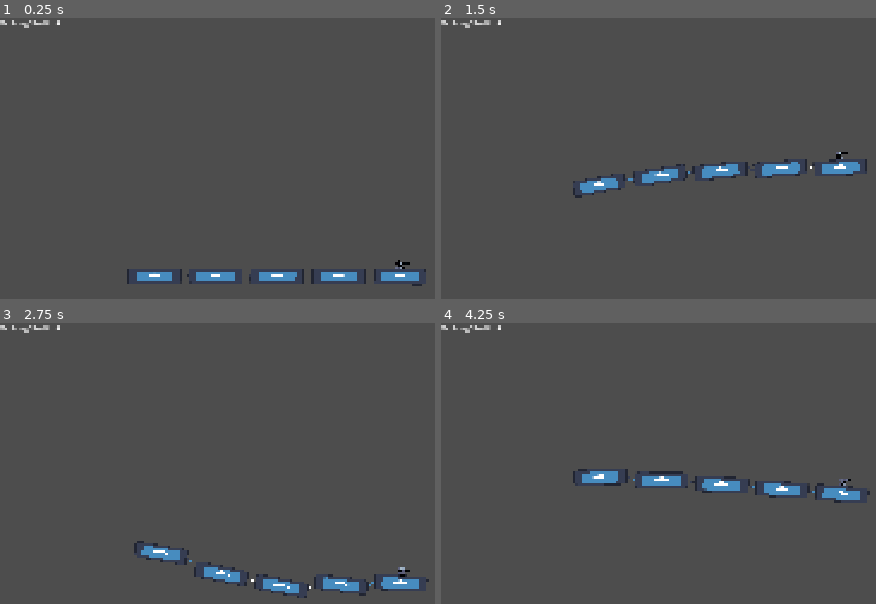
Above: before the commit, frames 1-4 (two rows, left to right).
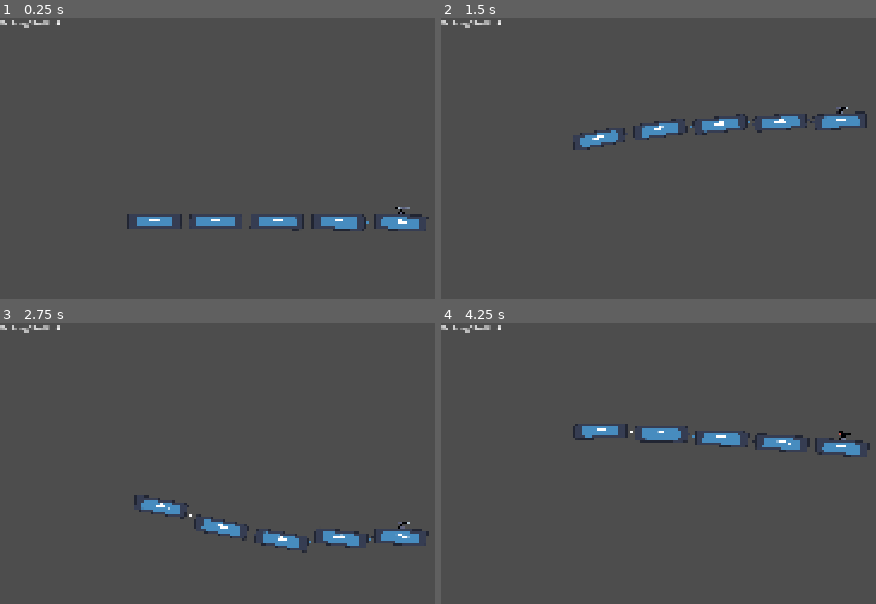
Above: after the commit, the same moments.

Repository: g3evorz/Gameseed-2026
Game: Godot game, scene res://Scenes/main.tscn
Same seed, same stepped clock (60 frames per second), same inputs: the game is played once before the commit and once after it. The engine's default icon, where the game draws it, is replaced by a stand-in: a white triangle on a blue panel in a dark square.
Inputs:
- Up to frame 1 (0.25 s): no input
- Up to frame 2 (1.5 s): hold Up (ui_up) from 0.53 s (still down)
- Up to frame 3 (2.75 s): release Up (ui_up) at 2.03 s; hold Down (ui_down) from 2.03 s (still down)
- Up to frame 4 (4.25 s): release Down (ui_down) at 2.78 s; hold Up (ui_up) from 2.78 s (still down)

The runs differ from the first frame. In frame 1, 3.4% of the frame differs, in the area x 29-99%, y 67-96%; in frame 2, 4.0%; in frame 3, 4.1%; in frame 4, 4.2%, in the area x 30-99%, y 35-65%.

Commit message:
Random Platform spawn sizes and position

Diff:
--- a/Scenes/Components/Obstacle/platform.tscn
+++ b/Scenes/Components/Obstacle/platform.tscn
@@ -25,5 +25,7 @@
 [node name="Platform" type="Node2D" parent="." unique_id=702469548]
 
 [node name="VisibleOnScreenNotifier2D" type="VisibleOnScreenNotifier2D" parent="Platform" unique_id=1778073639]
+position = Vector2(321, 0)
+scale = Vector2(0.5, 0.5)
 
 [connection signal="screen_exited" from="Platform/VisibleOnScreenNotifier2D" to="." method="_on_visible_on_screen_notifier_2d_screen_exited"]
--- a/Scenes/main.tscn
+++ b/Scenes/main.tscn
@@ -12,17 +12,17 @@
 script = ExtResource("1_jjvhh")
 
 [node name="Kereta" parent="." unique_id=1640051749 instance=ExtResource("1_bo1nx")]
-position = Vector2(0, 185)
+position = Vector2(0, -100)
 
 [node name="World" parent="." unique_id=1368948942 instance=ExtResource("2_8gbba")]
-position = Vector2(3, 222)
+position = Vector2(3, 0)
 
 [node name="PlatfromSpawner" type="Node2D" parent="." unique_id=1110252347 node_paths=PackedStringArray("player", "game_manager")]
-position = Vector2(1000, -10)
+position = Vector2(1000, 0)
 script = ExtResource("4_21xkr")
 item_to_spawn = ExtResource("3_8gbba")
 player = NodePath("../Kereta")
-spawn_interval = 10.0
+spawn_interval = 5.0
 game_manager = NodePath("..")
 
 [node name="Object4" parent="." unique_id=971647449 instance=ExtResource("6_21xkr")]
--- a/Script/Obstacle/platfromSpawner.gd
+++ b/Script/Obstacle/platfromSpawner.gd
@@ -10,6 +10,15 @@
 @export var spawn_interval: float = 2.0
 
 @export var game_manager: Node2D
+
+# --- VARIABEL BARU UNTUK RANDOMISASI ---
+@export_group("Randomization Settings")
+@export var min_scale_x: float = 0.5
+@export var max_scale_x: float = 2.0
+
+# Posisi Y minimal di set -10 sesuai permintaan
+@export var min_y_offset: float = -300.0
+@export var max_y_offset: float = -500.0
 
 var _time_passed: float = 0.0
 
@@ -24,12 +33,23 @@
 		_time_passed = 0.0
 
 func _spawn_item() -> void:
-
 	var spawned_instance = item_to_spawn.instantiate()
 
 	if game_manager != null:
-			spawned_instance.game_manager = self.game_manager
+		spawned_instance.game_manager = self.game_manager
 
-	spawned_instance.position = self.global_position
+	# --- 2. LOGIKA RANDOMISASI ---
+
+	# Skala X Acak (Lebar Platform)
+	var random_scale_x = randf_range(min_scale_x, max_scale_x)
+	# Mengubah skala X saja, skala Y tetap 1.0 agar platform tidak memipih secara vertikal
+	spawned_instance.scale = Vector2(random_scale_x, 1.0)
+
+	# Posisi Y Acak (Ketinggian Platform)
+	var random_y_offset = randf_range(min_y_offset, max_y_offset)
+	var target_y = self.global_position.y + random_y_offset
+
+	# Terapkan posisi akhir (X tetap di spawner, Y diacak)
+	spawned_instance.position = Vector2(self.global_position.x, target_y)
 
 	add_child(spawned_instance)
